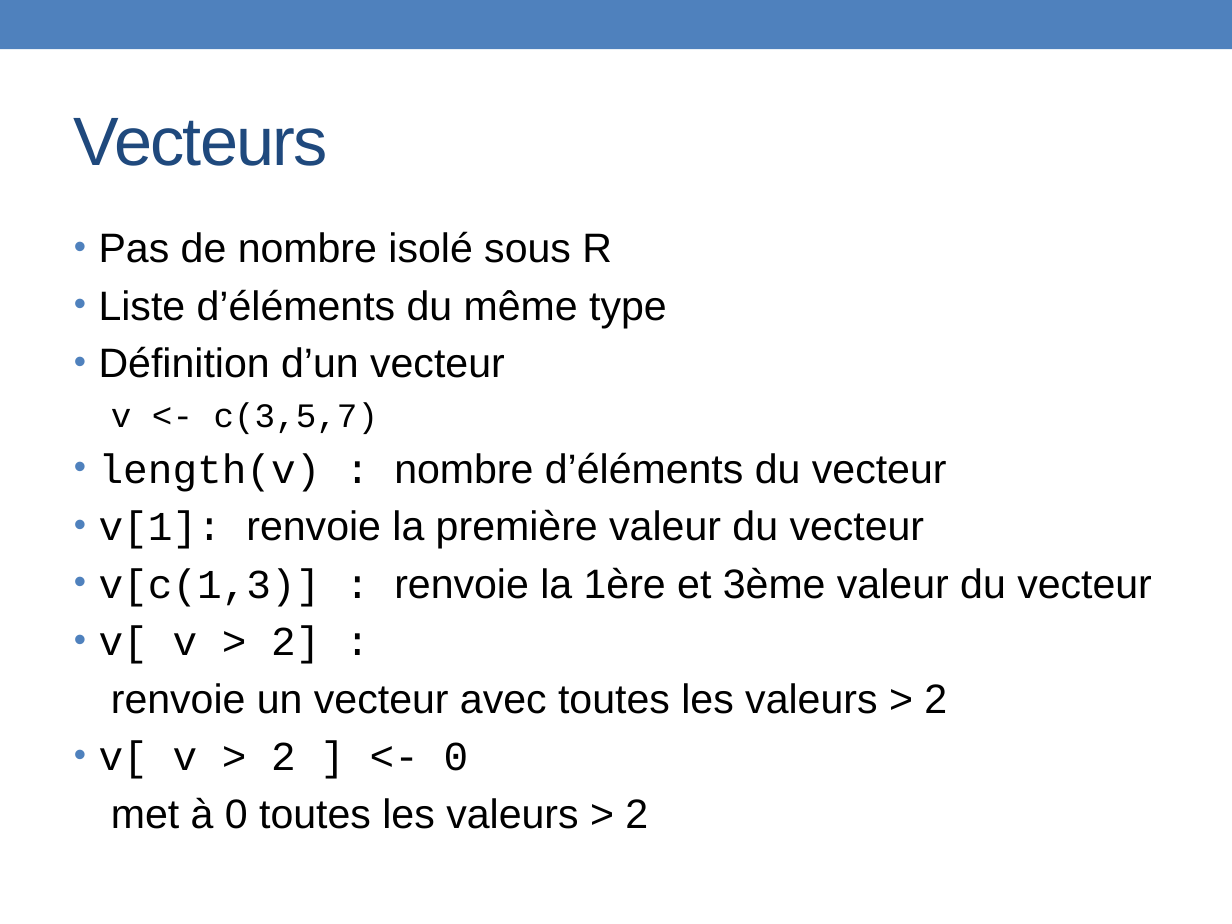
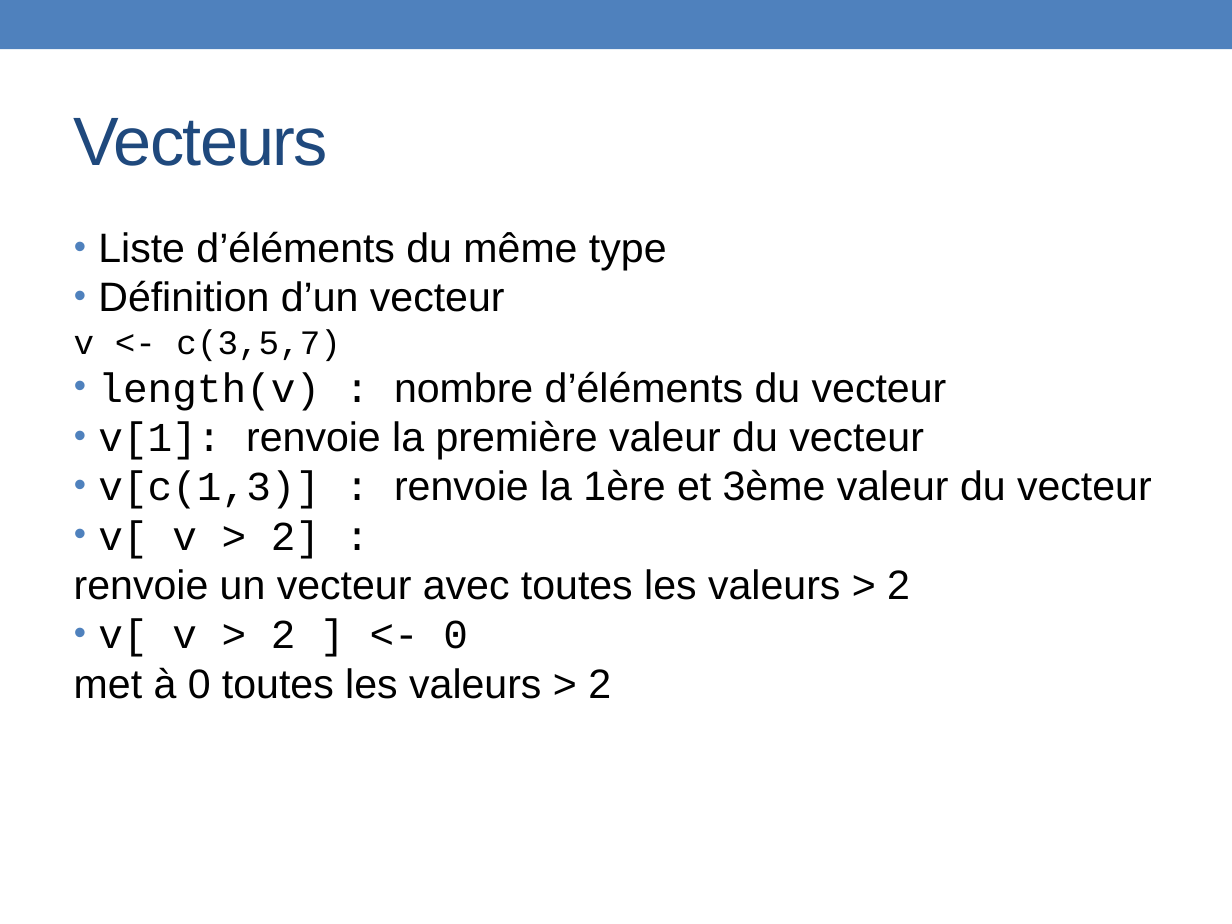
Before and after one commit to PF-BB/CentraleSupelec-R-genomics, a slide deck: slide 4 of gh-pages/html/_downloads/TP2_2061124.pptx. Drawn at 1232x924 pixels with LibreOffice and Linux fonts; fonts in the diff are those of the drawing. Boxes give left, top, right and bottom in pixels: in the first picture for what was removed or moved away, otherwise in the second. Text is boxed around its words. In the diff, an @@ line names an element or a change of style, - is before the commit and + after.

```diff
--- a/gh-pages/html/_downloads/TP2_2061124.pptx
+++ b/gh-pages/html/_downloads/TP2_2061124.pptx
@@ text "Liste d’éléments du même type" at [74,231,1152,699]: less space between paragraphs; list level 2 to 1 in "v <- c(3,5,7)"; list level 2 to 1 in "renvoie un vecteur avec toutes ..."; list level 2 to 1 in "met à 0 toutes les ..." @@
@@ text at [99,231,612,263]: paragraph removed @@
-• Pas de nombre isolé sous R
```
Also in this commit, not shown: 15 other slides changed, 2 slides added, 5 slides removed, 6 other files.
